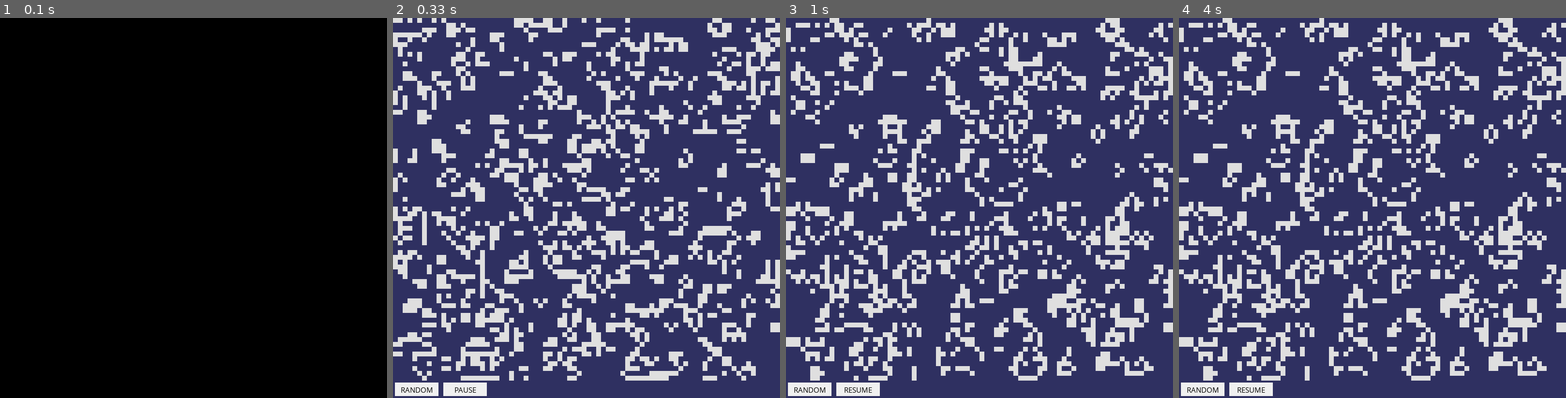
Above: before the commit, frames 1-4 (left to right).
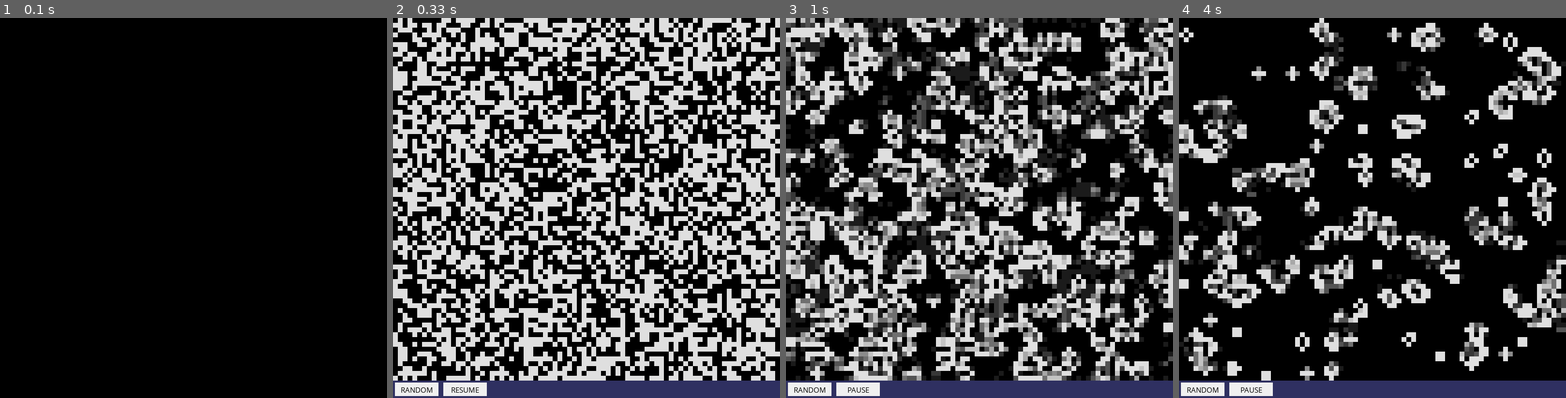
Above: after the commit, the same moments.

Repository: bischoff-m/game-of-life-pygame
Game: pygame game, started from src/main.py
The game is run twice, just before and just after one commit, with the same random seed, the same clock (stepped at 60 frames per second) and the same inputs.
Inputs (mouse positions are in pixels of both pictures, inside the frame that each line leads up to):
- Up to frame 1 (0.1 s): no input
- Up to frame 2 (0.33 s): no input
- Up to frame 3 (1 s): click (859, 390) at 0.43 s; click (979, 234) at 0.8 s
- Up to frame 4 (4 s): no input

Frame 1 is identical in both runs. In frame 2, 85% of the frame differs, in the area x 0-100%, y 0-99%; in frame 3, 83%; in frame 4, 93%.

Commit message:
Set cell color based on current and previous generations

Diff:
--- a/src/main.py
+++ b/src/main.py
@@ -2,87 +2,7 @@
 import pygame
 import sys
 import numpy as np
-
-
-class Button:
-    def __init__(
-        self,
-        position,
-        size,
-        color=pygame.Color("#f0f0f0"),
-        hover_color=pygame.Color("#f0f0f0"),
-        on_click=None,
-        text="",
-        font="Segoe UI",
-        font_size=16,
-        font_color=pygame.Color("black"),
-    ):
-        self.color = color
-        self.size = size
-        self.on_click = on_click
-        self.surface = pygame.Surface(size)
-        self.rect = self.surface.get_rect(topleft=position)
-        self.hover_color = hover_color
-
-        if len(color) == 4:
-            self.surface.set_alpha(color[3])
-
-        self.font = pygame.font.SysFont(font, font_size)
-        self.text = text
-        self.font_color = font_color
-        self.text_surface = self.font.render(self.text, 1, self.font_color)
-        self.text_rect = self.text_surface.get_rect(
-            center=[wh // 2 for wh in self.size]
-        )
-
-    def set_text(self, text):
-        self.text = text
-        self.text_surface = self.font.render(self.text, 1, self.font_color)
-        self.text_rect = self.text_surface.get_rect(
-            center=[wh // 2 for wh in self.size]
-        )
-
-    def draw(self, screen):
-        self.mouseover()
-
-        self.surface.fill(self.cur_color)
-        self.surface.blit(self.text_surface, self.text_rect)
-        screen.blit(self.surface, self.rect)
-
-    def mouseover(self):
-        self.cur_color = self.color
-        pos = pygame.mouse.get_pos()
-        if self.rect.collidepoint(pos):
-            self.cur_color = self.hover_color
-
-    def handle_click(self, mouse_pos):
-        if self.rect.collidepoint(mouse_pos) and self.on_click:
-            self.on_click()
-
-
-class Text:
-    def __init__(
-        self,
-        text,
-        position,
-        color=pygame.Color("black"),
-        font="Segoe UI",
-        font_size=15,
-        middle=False,
-    ):
-        self.position = position
-        self.font = pygame.font.SysFont(font, font_size)
-        self.text_surface = self.font.render(text, 1, color)
-
-        if len(color) == 4:
-            self.text_surface.set_alpha(color[3])
-
-        if middle:
-            self.position = self.text_surface.get_rect(center=position)
-
-    def draw(self, screen):
-        screen.blit(self.text_surface, self.position)
-
+from ui_elements import Button
 
 # Constants
 BLACK = pygame.Color("#2f3061")
@@ -92,8 +12,9 @@
 FOOTER_HEIGHT = 36
 BLOCK_SIZE = 10
 state = np.zeros((GRID_WIDTH // BLOCK_SIZE, GRID_HEIGHT // BLOCK_SIZE))
+prev_states = np.zeros((3, state.shape[0], state.shape[1]))
 ui_elements: List[Button] = []
-is_paused = False
+is_paused = True
 
 
 def main():
@@ -103,15 +24,23 @@
     CLOCK = pygame.time.Clock()
     SCREEN.fill(BLACK)
 
+    # Initialize state
     init_state_random()
     init_footer()
 
+    # Initial draw
+    draw_grid()
+    draw_footer()
+
+    # Main loop
     while True:
         CLOCK.tick(10)
+
+        draw_footer()
         if not is_paused:
             update_state()
             draw_grid()
-        draw_footer()
+
         for event in pygame.event.get():
             if event.type == pygame.QUIT:
                 pygame.quit()
@@ -151,16 +80,29 @@
             if neighbors == 3:
                 new_state[x][y] = 1
 
+    # Update state
+    prev_states[2] = prev_states[1]
+    prev_states[1] = prev_states[0]
+    prev_states[0] = state.copy()
     state[:] = new_state
 
 
 def draw_grid():
     for x, y in np.ndindex(state.shape):
+        # Brightness ranges from 0 to 1
+        brightness = state[x][y]
+        brightness += 0.5 * prev_states[0][x][y]
+        brightness += 0.25 * prev_states[1][x][y]
+        brightness += 0.125 * prev_states[2][x][y]
+        brightness = min(1, brightness)
+        # Use darkness to scale color
+        color = pygame.Color(
+            int(WHITE.r * brightness),
+            int(WHITE.g * brightness),
+            int(WHITE.b * brightness),
+        )
         rect = pygame.Rect(x * BLOCK_SIZE, y * BLOCK_SIZE, BLOCK_SIZE, BLOCK_SIZE)
-        if state[x][y] == 1:
-            pygame.draw.rect(SCREEN, WHITE, rect)
-        else:
-            pygame.draw.rect(SCREEN, BLACK, rect)
+        pygame.draw.rect(SCREEN, color, rect)
 
 
 def init_footer():
@@ -168,17 +110,21 @@
     color = pygame.Color("#f0f0f0")
     hover_color = pygame.Color("#b0b0b0")
 
+    def _randomize():
+        init_state_random()
+        draw_grid()
+
     button_random = Button(
         position=(padding, GRID_HEIGHT + padding),
         size=(90, FOOTER_HEIGHT - 2 * padding),
+        on_click=_randomize,
         color=color,
         hover_color=hover_color,
-        on_click=init_state_random,
         text="RANDOM",
     )
     ui_elements.append(button_random)
 
-    def toggle_pause():
+    def _toggle_pause():
         global is_paused
         is_paused = not is_paused
         button_pause.set_text("RESUME" if is_paused else "PAUSE")
@@ -186,9 +132,9 @@
     button_pause = Button(
         position=(100 + padding, GRID_HEIGHT + padding),
         size=(90, FOOTER_HEIGHT - 2 * padding),
+        on_click=_toggle_pause,
         color=color,
         hover_color=hover_color,
-        on_click=toggle_pause,
         text="RESUME" if is_paused else "PAUSE",
     )
     ui_elements.append(button_pause)
--- /dev/null
+++ b/src/ui_elements.py
@@ -0,0 +1,82 @@
+from typing import Callable, List, Optional, Tuple
+import pygame
+
+
+class Button:
+    def __init__(
+        self,
+        position: Tuple[int, int],
+        size: Tuple[int, int],
+        on_click: Optional[Callable[[], None]] = None,
+        color: pygame.Color = pygame.Color("#f0f0f0"),
+        hover_color: pygame.Color = pygame.Color("#f0f0f0"),
+        text: str = "",
+        font: str = "Segoe UI",
+        font_size: int = 16,
+        font_color: pygame.Color = pygame.Color("black"),
+    ):
+        self.color = color
+        self.size = size
+        self.on_click = on_click
+        self.surface = pygame.Surface(size)
+        self.rect = self.surface.get_rect(topleft=position)
+        self.hover_color = hover_color
+
+        if len(color) == 4:
+            self.surface.set_alpha(color[3])
+
+        self.font = pygame.font.SysFont(font, font_size)
+        self.text = text
+        self.font_color = font_color
+        self.text_surface = self.font.render(self.text, 1, self.font_color)
+        self.text_rect = self.text_surface.get_rect(
+            center=[wh // 2 for wh in self.size]
+        )
+
+    def set_text(self, text: str):
+        self.text = text
+        self.text_surface = self.font.render(self.text, 1, self.font_color)
+        self.text_rect = self.text_surface.get_rect(
+            center=[wh // 2 for wh in self.size]
+        )
+
+    def draw(self, screen: pygame.Surface):
+        self.mouseover()
+
+        self.surface.fill(self.cur_color)
+        self.surface.blit(self.text_surface, self.text_rect)
+        screen.blit(self.surface, self.rect)
+
+    def mouseover(self):
+        self.cur_color = self.color
+        pos = pygame.mouse.get_pos()
+        if self.rect.collidepoint(pos):
+            self.cur_color = self.hover_color
+
+    def handle_click(self, mouse_pos: Tuple[int, int]):
+        if self.rect.collidepoint(mouse_pos) and self.on_click:
+            self.on_click()
+
+
+class Text:
+    def __init__(
+        self,
+        text: str,
+        position: Tuple[int, int],
+        color: pygame.Color = pygame.Color("black"),
+        font: str = "Segoe UI",
+        font_size: int = 15,
+        middle: bool = False,
+    ):
+        self.position = position
+        self.font = pygame.font.SysFont(font, font_size)
+        self.text_surface = self.font.render(text, 1, color)
+
+        if len(color) == 4:
+            self.text_surface.set_alpha(color[3])
+
+        if middle:
+            self.position = self.text_surface.get_rect(center=position)
+
+    def draw(self, screen: pygame.Surface):
+        screen.blit(self.text_surface, self.position)
